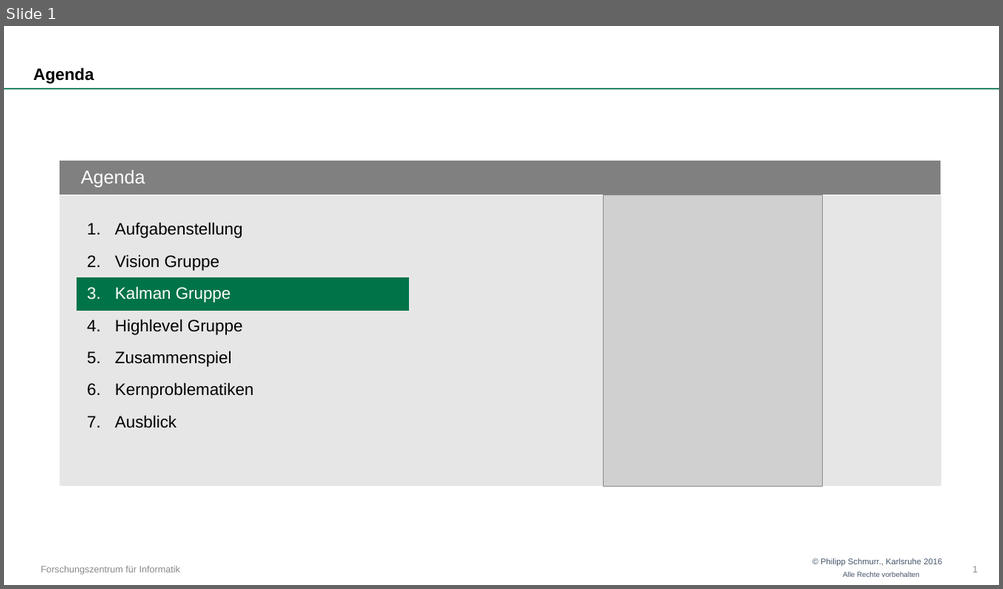
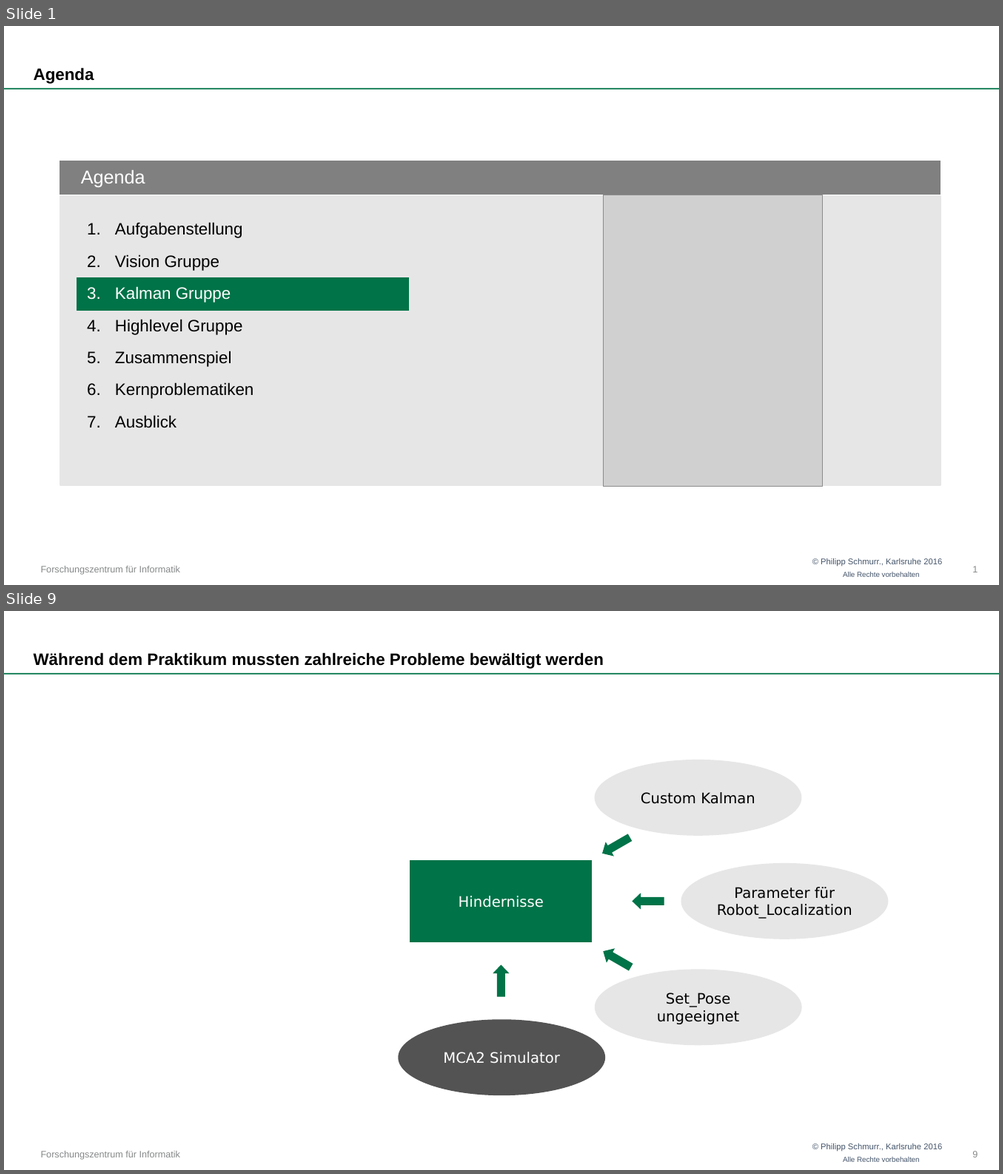
Before and after one commit to OtonoKakuei/robprak1516-documentation, a slide deck: robprak1516-presentation-kalman.pptx. Shown one above the other, each under a label of ours: slide 1 before the commit, slides 1 and 9 after it; the slides between them are not shown. The pictures are 1003x589 and 1003x1174 pixels, drawn with LibreOffice and Linux fonts; fonts in the diff are those of the drawing; grey boxes stand for pictures; background and template pictures are left out. Boxes give left, top, right and bottom in pixels: in the first picture for what was removed or moved away, otherwise in the second. Text is boxed around its words. In the diff, an @@ line names an element or a change of style, - is before the commit and + after.

Commit message:
Updated general and kalman presentation

```diff
--- a/robprak1516-presentation-kalman.pptx
+++ b/robprak1516-presentation-kalman.pptx
@@ slide 9 added at [4,611,999,1170], background #FFFFFF; not listed: 4 template elements that a slide beside it also shows @@
@@ title added at [34,652,603,669], 16 pt, text #000000, bold @@
+Während dem Praktikum mussten zahlreiche Probleme bewältigt werden
@@ ellipse added at [595,760,801,834], fill #E7E6E6, outline #E7E6E6 1.5 pt, 14 pt, text #000000 @@
+Custom Kalman
@@ right arrow added at [598,832,633,860], fill #007348, outline #007348 0.75 pt @@
@@ rectangle added at [410,861,591,942], fill #007348, outline #007348 1.5 pt, 14 pt, text #FFFFFF @@
+Hindernisse
@@ ellipse added at [681,864,888,939], fill #E7E6E6, outline #E7E6E6 1.5 pt, 14 pt, text #000000 @@
+Parameter für Robot_Localization
@@ right arrow added at [632,894,663,908], fill #007348, outline #007348 0.75 pt @@
@@ right arrow added at [493,965,509,997], fill #007348, outline #007348 0.75 pt @@
@@ right arrow added at [600,945,634,974], fill #007348, outline #007348 0.75 pt @@
@@ ellipse added at [596,971,802,1045], fill #E7E6E6, outline #E7E6E6 1.5 pt, 14 pt, text #000000 @@
+Set_Pose ungeeignet
@@ ellipse added at [398,1021,605,1095], fill #525252, outline #525252 1.5 pt, 14 pt, text #FFFFFF @@
+MCA2 Simulator
@@ page number added at [972,1151,977,1158], 9 pt, text #868889 @@
+9
```
Also in this commit, not shown: 5 slides changed, 6 other slides added, 1 other file.
